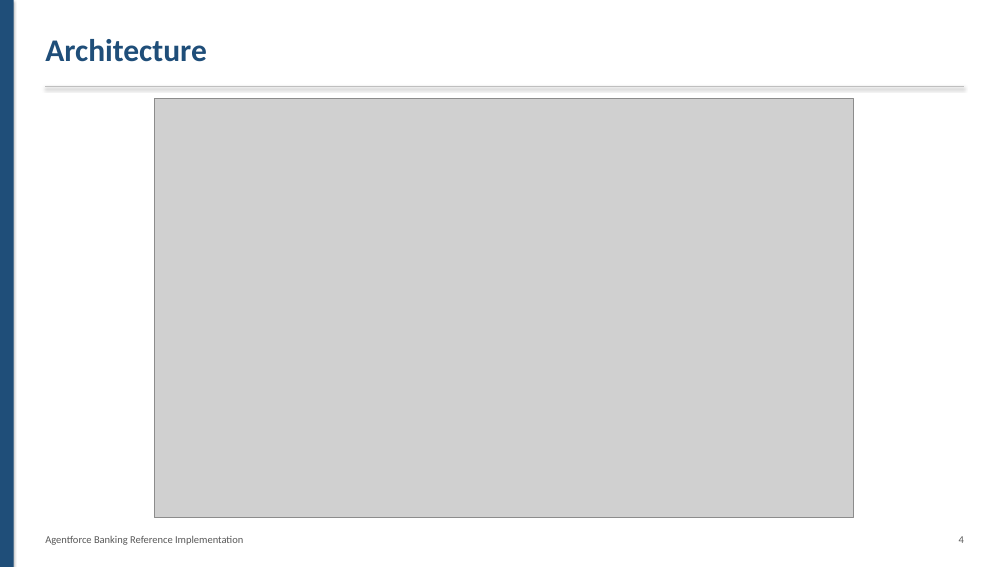
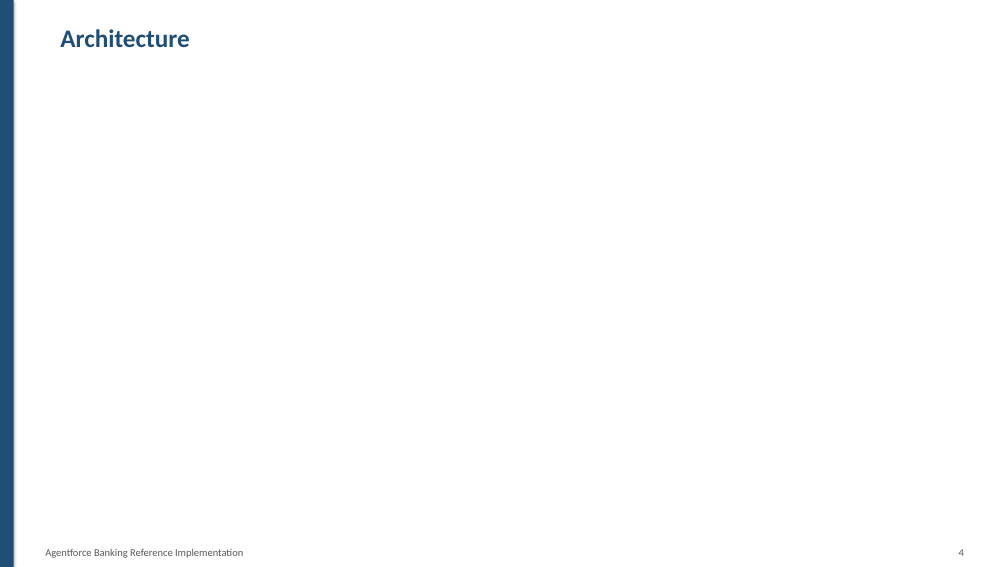
Before and after one commit to monibrahman/agentforce-banking-reference, a slide deck: slide 4 of docs/Panel_Overview.pptx. Drawn at 1008x567 pixels with LibreOffice and Linux fonts; fonts in the diff are those of the drawing; grey boxes stand for pictures; background and template pictures are left out. Boxes give left, top, right and bottom in pixels: in the first picture for what was removed or moved away, otherwise in the second. Text is boxed around its words. In the diff, an @@ line names an element or a change of style, - is before the commit and + after.

```diff
--- a/docs/Panel_Overview.pptx
+++ b/docs/Panel_Overview.pptx
@@ text "Architecture": place and size @@
-text "Architecture" at (45, 39, 207, 62)
+text "Architecture" at (60, 29, 189, 47)
@@ text "Architecture" at (60, 29, 189, 47): size 30 to 24 pt @@
@@ line removed from (45, 87) to (964, 87) @@
@@ picture removed at (154, 98, 854, 518) @@
@@ text "Agentforce Banking Reference Implementation": place and size @@
-text "Agentforce Banking Reference Implementation" at (45, 536, 243, 545)
+text "Agentforce Banking Reference Implementation" at (45, 549, 243, 558)
@@ text "4": place and size @@
-text "4" at (959, 536, 964, 543)
+text "4" at (959, 549, 964, 556)
```
Also in this commit, not shown: 4 other slides changed, 1 slide added, 7 other files.
